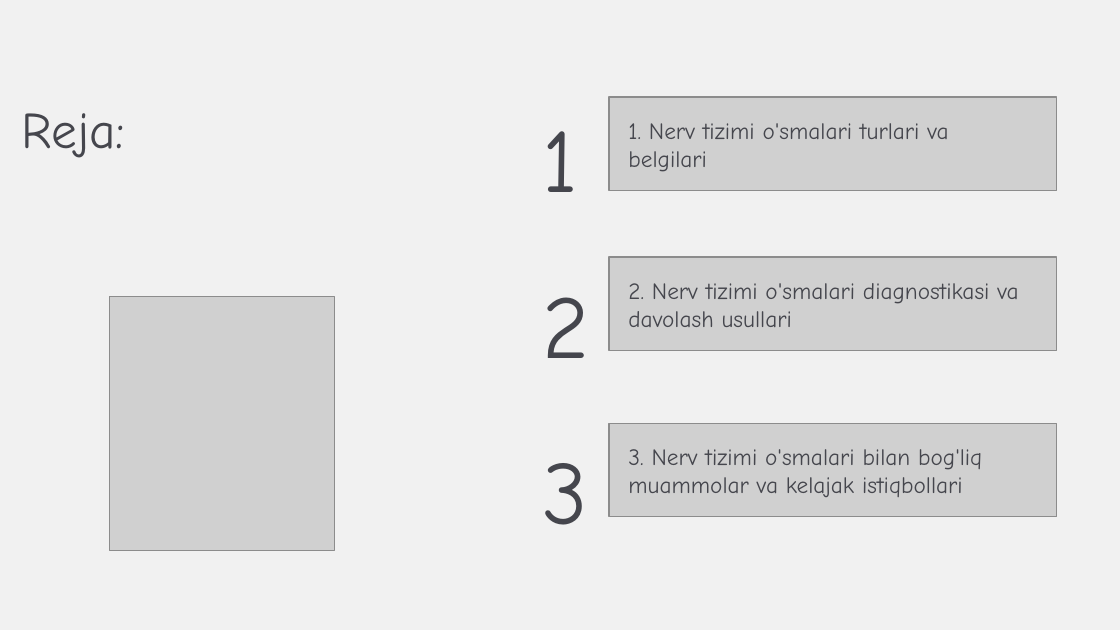
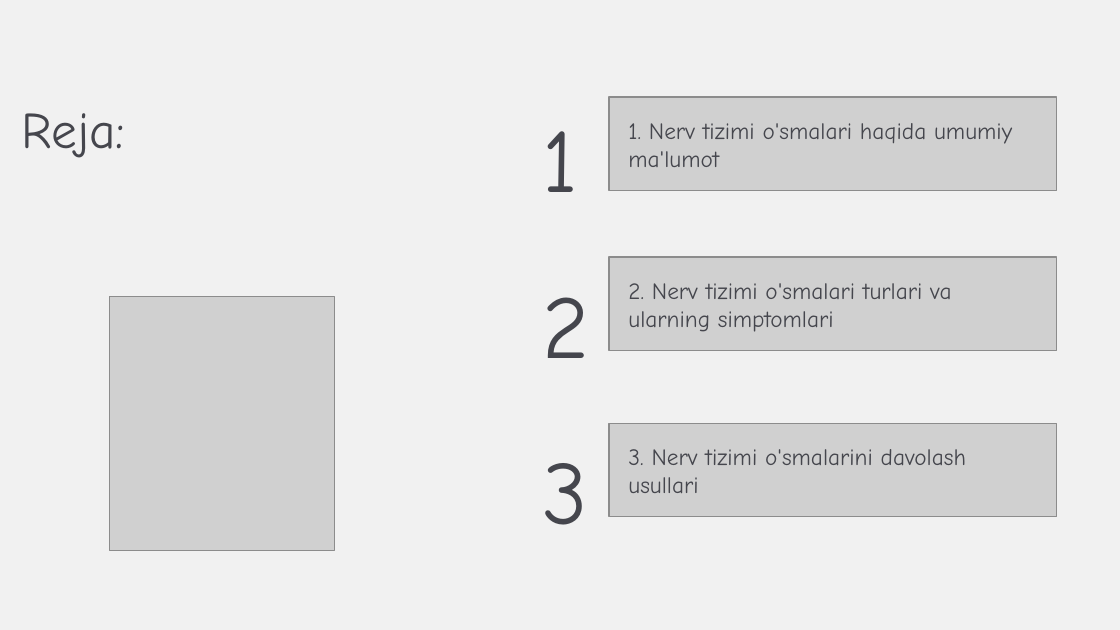
Before and after one commit to Azizjon003/pikachu, a slide deck: slide 2 of azimut.pptx. Drawn at 1120x630 pixels with LibreOffice and Linux fonts; fonts in the diff are those of the drawing; grey boxes stand for pictures; background and template pictures are left out. Boxes give left, top, right and bottom in pixels: in the first picture for what was removed or moved away, otherwise in the second. Text is boxed around its words. In the diff, an @@ line names an element or a change of style, - is before the commit and + after.

```diff
--- a/azimut.pptx
+++ b/azimut.pptx
@@ text at (628, 123, 1012, 167): text changed @@
-1. Nerv tizimi o'smalari turlari va belgilari
+1. Nerv tizimi o'smalari haqida umumiy ma'lumot
@@ text at (628, 283, 951, 332): text changed @@
-2. Nerv tizimi o'smalari diagnostikasi va davolash usullari
+2. Nerv tizimi o'smalari turlari va ularning simptomlari
@@ text at (628, 449, 966, 493): text changed @@
-3. Nerv tizimi o'smalari bilan bog'liq muammolar va kelajak istiqbollari
+3. Nerv tizimi o'smalarini davolash usullari
```
Also in this commit, not shown: 2 other slides changed, 18 slides added, 6 slides removed, 39 other files.
